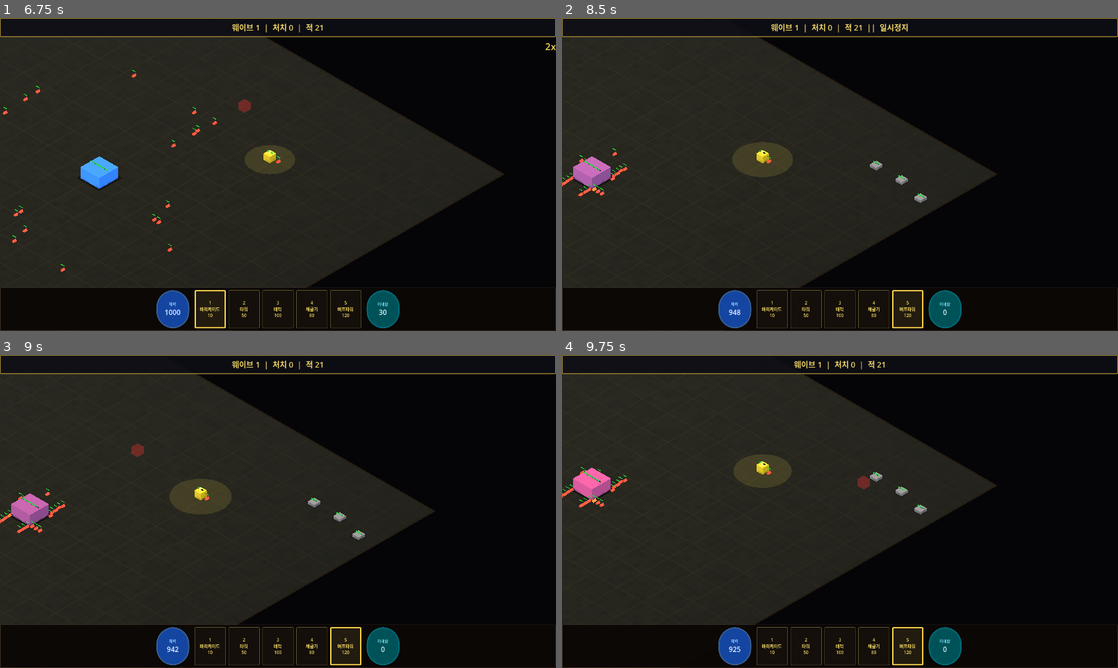
Above: before the commit, frames 1-4 (two rows, left to right).
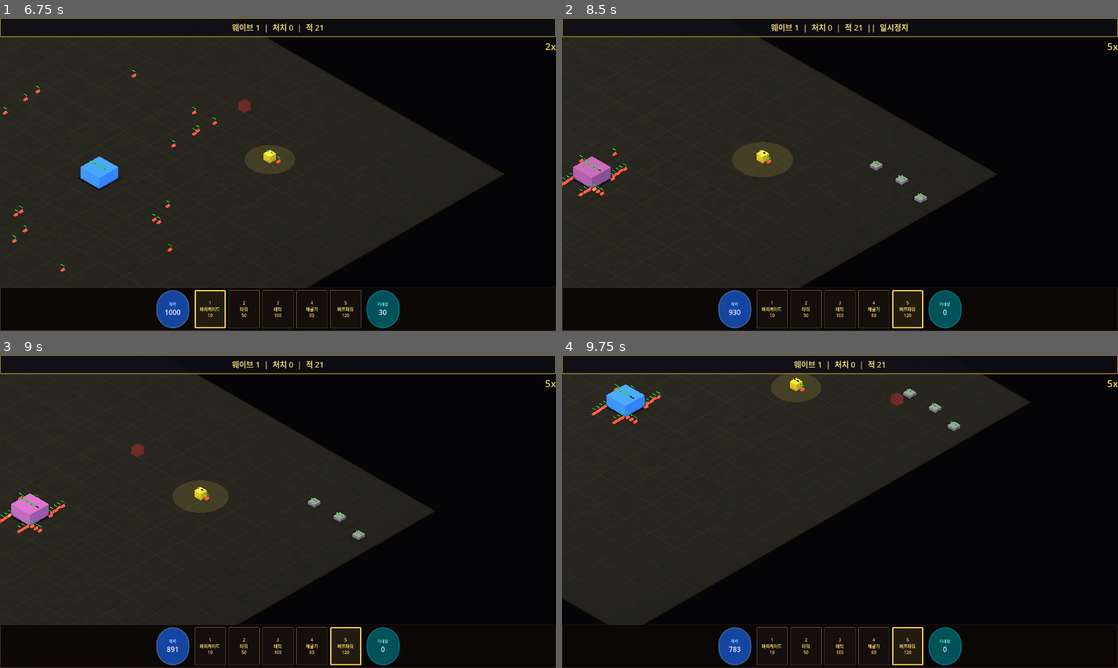
Above: after the commit, the same moments.

Repository: kingkingburger/sikmubynch
Game: Godot game, scene res://scenes/main/title.tscn
The game is run twice, just before and just after one commit, with the same random seed, the same clock (stepped at 60 frames per second) and the same inputs. Sound files missing from this copy of the repository are replaced by a short silence.
Inputs (mouse positions are in pixels of both pictures, inside the frame that each line leads up to):
- Up to frame 1 (6.75 s): click "게임 시작" at 0.5 s; click "1 바리케이드 10" at 1.25 s; click "2 타워 50" at 2 s; click "3 배럭 100" at 2.75 s; click "4 채굴기 80" at 3.5 s; click "5 버프타워 120" at 4.25 s; tap Enter at 5 s; move the mouse to (400, 158) at 5.02 s; hold D 5.03-5.75 s; tap F at 5.1 s; click (400, 158) at 5.17 s; tap Space at 5.27, 5.75 s; drag from (166, 190) to (250, 237) at 5.77 s; move the mouse to (333, 105) at 6.52 s; hold D from 6.53 s (still down); tap 1 at 6.6 s
- Up to frame 2 (8.5 s): tap F at 6.8, 8.3 s; release D at 7.25 s; drag from (812, 237) to (673, 127) at 7.27 s; tap Enter at 8 s; move the mouse to (1006, 221) at 8.02 s; hold A from 8.03 s (still down); tap 3 at 8.1 s; tap Space at 8.27 s
- Up to frame 3 (9 s): release A at 8.75 s; tap Space at 8.75 s; drag from (111, 464) to (194, 433) at 8.77 s
- Up to frame 4 (9.75 s): move the mouse to (867, 511) at 9.52 s; hold S from 9.53 s (still down); tap 5 at 9.6 s; click (867, 511) at 9.67 s

Frame 1 is identical in both runs. In frame 2, less than 0.1% of the frame differs, in the area x 6-100%, y 8-95%; in frame 3, 0.7%; in frame 4, 19%, in the area x 0-100%, y 6-100%.

Commit message:
성능 최적화 + 밸런스 조정: 트리 스캔 제거, 지수 HP 스케일링, 보상 너프
- 디버그 오버레이/웨이브 완료 시 get_nodes_in_group 제거 → 캐싱 카운터
- 타워 버프 계산 2초 캐싱, flash 업데이트 3프레임 간격
- 유닛 적 탐지 5프레임 스태거링, HP바 데미지 시에만 갱신
- 적 HP 지수 스케일링 (1.30^wave), DPS 스케일링 추가
- 보상 카드 수치 전반 너프, 게임 속도 5x 단계 추가

Co-Authored-By: Claude Opus 4.6 (1M context) <noreply@anthropic.com>

Diff:
--- a/project/autoloads/game_feel.gd
+++ b/project/autoloads/game_feel.gd
@@ -89,6 +89,8 @@
 		set_game_speed(2.0)
 	elif game_speed < 2.5:
 		set_game_speed(3.0)
+	elif game_speed < 4.0:
+		set_game_speed(5.0)
 	else:
 		set_game_speed(1.0)
 	return game_speed
--- a/project/scenes/buildings/barracks.gd
+++ b/project/scenes/buildings/barracks.gd
@@ -1,6 +1,6 @@
 extends BaseBuilding
 
-const SPAWN_INTERVAL := 8.0
+const SPAWN_INTERVAL := 12.0
 
 var _spawn_timer: float = SPAWN_INTERVAL
 var _unit_scene: PackedScene
@@ -50,8 +50,8 @@
 	var bomber := UnitData.new()
 	bomber.unit_name = "Bomber"
 	bomber.unit_type = UnitData.UnitType.BOMBER
-	bomber.max_hp = 30.0
-	bomber.dps = 25.0
+	bomber.max_hp = 50.0
+	bomber.dps = 12.0
 	bomber.speed = 5.0
 	bomber.attack_range = 1.5
 	bomber.color = Color(0.95, 0.5, 0.15)
@@ -116,4 +116,10 @@
 	spawn_pos.y = 0.0
 	unit.position = spawn_pos
 
-	get_parent().add_child(unit)
+	var game := get_parent()
+	game.add_child(unit)
+	# Track unit count in game.gd
+	if game.has_method("_on_unit_spawned"):
+		game._on_unit_spawned()
+	if unit.has_signal("died") and game.has_method("_on_unit_died"):
+		unit.connect("died", game._on_unit_died)
--- a/project/scenes/buildings/tower.gd
+++ b/project/scenes/buildings/tower.gd
@@ -5,6 +5,9 @@
 var _muzzle_flash: MeshInstance3D
 var _muzzle_timer: float = 0.0
 var projectile_scene: PackedScene
+var _cached_buff_mult: float = 1.0
+var _buff_cache_timer: float = 0.0
+const BUFF_CACHE_INTERVAL := 2.0  # Recalculate buffs every 2 seconds
 
 func _ready() -> void:
 	super._ready()
@@ -64,6 +67,12 @@
 			_muzzle_flash.visible = false
 			_muzzle_timer = 0.0
 
+	# Refresh buff cache periodically
+	_buff_cache_timer -= delta
+	if _buff_cache_timer <= 0.0:
+		_buff_cache_timer = BUFF_CACHE_INTERVAL
+		_cached_buff_mult = _calculate_buff_mult()
+
 	_attack_timer -= delta
 	if _attack_timer <= 0.0:
 		var target := _find_nearest_enemy()
@@ -96,12 +105,17 @@
 	# Synergy bonus
 	if data and data.trait_type >= 0:
 		base_dps *= SynergyManager.get_dps_multiplier(data.trait_type)
-	# Buff tower bonus — search nearby buildings only
+	# Buff tower bonus — use cached value
+	base_dps *= _cached_buff_mult
+	return base_dps
+
+func _calculate_buff_mult() -> float:
+	var mult := 1.0
 	var nearby_buildings := SpatialGrid.find_in_range(global_position, "buildings", 7.0)
 	for b in nearby_buildings:
 		if not b.has_method("get_buff_range"):
 			continue
 		var br: float = b.get_buff_range()
 		if global_position.distance_squared_to(b.global_position) <= br * br:
-			base_dps *= (1.0 + b.get_buff_multiplier())
-	return base_dps
+			mult *= (1.0 + b.get_buff_multiplier())
+	return mult
--- a/project/scenes/enemies/enemy.gd
+++ b/project/scenes/enemies/enemy.gd
@@ -2,6 +2,8 @@
 
 signal died()
 signal drop_mineral(pos: Vector3, amount: int)
+
+const _enemy_scene_preload: PackedScene = preload("res://scenes/enemies/enemy.tscn")
 
 var data: EnemyData
 var current_hp: float
@@ -170,9 +172,13 @@
 
 	if _attack_flash > 0.0:
 		_attack_flash -= delta * 5.0
-		if _attack_flash < 0.0:
+		if _attack_flash <= 0.0:
 			_attack_flash = 0.0
-		_update_flash()
+			# Reset color once when flash ends (no per-frame lerp)
+			if _body_mat and data:
+				_body_mat.albedo_color = data.color
+		elif Engine.get_physics_frames() % 3 == 0:
+			_update_flash()
 
 	# Status effect ticks
 	if _burn_timer > 0.0:
@@ -325,12 +331,12 @@
 	if data and data.enemy_type == EnemyData.EnemyType.SPLITTER:
 		_spawn_splits()
 
-	# Mineral orb handled by game.gd via drop_mineral signal
-	if drop_mineral.get_connections().size() > 0:
-		drop_mineral.emit(global_position, data.mineral_reward if data else 3)
+	# Mineral drop — emit signal if connected, else direct add
+	var reward := data.mineral_reward if data else 3
+	if drop_mineral.get_connections().is_empty():
+		GameManager.add_minerals(reward)
 	else:
-		# Fallback for split spawns not connected to game.gd
-		GameManager.add_minerals(data.mineral_reward if data else 3)
+		drop_mineral.emit(global_position, reward)
 	GameManager.add_kill()
 	died.emit()
 	queue_free()
@@ -346,10 +352,9 @@
 	split_data.color = data.color.lightened(0.3)
 	split_data.scale_factor = 0.6
 
-	var enemy_scene := load("res://scenes/enemies/enemy.tscn") as PackedScene
 	var parent := get_parent()
 	for i in data.split_count:
-		var mini: CharacterBody3D = enemy_scene.instantiate()
+		var mini: CharacterBody3D = _enemy_scene_preload.instantiate()
 		mini.set("data", split_data)
 		mini.set("target_position", target_position)
 		mini.set("flow_field", flow_field)
--- a/project/scenes/main/game.gd
+++ b/project/scenes/main/game.gd
@@ -22,6 +22,8 @@
 # State
 var building_grid: Dictionary = {}
 var enemies_alive: int = 0
+var _units_alive: int = 0
+var _buildings_count: int = 0
 var _wave_active: bool = false
 var _between_waves: bool = false
 var _wave_countdown: float = 0.0
@@ -104,6 +106,7 @@
 	_setup_hq()
 	_setup_ghost()
 	_setup_ui()
+	_buildings_count = 1  # HQ
 
 	GameManager.minerals_changed.connect(_on_minerals_changed)
 	GameManager.game_over_triggered.connect(_on_game_over)
@@ -133,9 +136,9 @@
 	twr.max_hp = 100.0
 	twr.size = Vector2i(1, 1)
 	twr.color = Color(0.35, 0.55, 0.75)
-	twr.dps = 18.0
+	twr.dps = 15.0
 	twr.attack_range = 7.0
-	twr.attack_speed = 1.2
+	twr.attack_speed = 1.0
 	_building_datas.append(twr)
 
 	var brk := BuildingData.new()
@@ -181,13 +184,10 @@
 		_cam_center.x = clampf(_cam_center.x, 0.0, float(MAP_SIZE))
 		_cam_center.y = clampf(_cam_center.y, 0.0, float(MAP_SIZE))
 		_update_camera_position()
-	# Debug overlay
+	# Debug overlay — uses cached counters, no tree scan
 	if _debug_visible and _debug_label:
-		var enemy_count := get_tree().get_nodes_in_group("enemies").size()
-		var unit_count := get_tree().get_nodes_in_group("units").size()
-		var building_count := get_tree().get_nodes_in_group("buildings").size()
 		_debug_label.text = "FPS: %d\nEnemies: %d\nUnits: %d\nBuildings: %d\nSpeed: %.1fx" % [
-			Engine.get_frames_per_second(), enemy_count, unit_count, building_count, GameFeel.game_speed
+			Engine.get_frames_per_second(), enemies_alive, _units_alive, _buildings_count, GameFeel.game_speed
 		]
 	# Fade event notification
 	if _event_timer > 0.0:
@@ -204,15 +204,11 @@
 			_between_waves = false
 			_spawn_wave()
 	elif _wave_active:
-		# Periodic check for split spawns (every 30 frames, not every frame)
-		if Engine.get_process_frames() % 30 == 0:
-			var actual := get_tree().get_nodes_in_group("enemies").size()
-			if actual == 0:
-				_wave_active = false
-				enemies_alive = 0
-				_on_wave_cleared()
-			elif actual != enemies_alive:
-				enemies_alive = actual
+		# Check wave completion using cached counter (no tree scan)
+		if enemies_alive <= 0 and _spawn_queue.is_empty():
+			_wave_active = false
+			enemies_alive = 0
+			_on_wave_cleared()
 		_update_hud()
 
 # ---------------------------------------------------------------------------
@@ -803,16 +799,18 @@
 # ---------------------------------------------------------------------------
 
 func _create_enemy_templates(wave_num: int) -> Array:
-	var hp_scale := 1.0 + (wave_num - 1) * 0.15
+	# Exponential HP scaling: 1.30^(wave-1) — wave 3=1.69x, wave 5=2.86x, wave 7=4.83x
+	var hp_scale := pow(1.30, wave_num - 1)
 	var speed_scale := 1.0 + (wave_num - 1) * 0.03
+	var dps_scale := 1.0 + (wave_num - 1) * 0.10
 	var templates: Array = []
 
 	# Rusher — always present
 	var rusher := EnemyData.new()
 	rusher.enemy_name = "Rusher"
 	rusher.enemy_type = EnemyData.EnemyType.RUSHER
-	rusher.max_hp = 18.0 * hp_scale
-	rusher.dps = 6.0
+	rusher.max_hp = 25.0 * hp_scale
+	rusher.dps = 8.0 * dps_scale
 	rusher.speed = 3.5 * speed_scale
 	rusher.mineral_reward = 3
 	rusher.color = Color(0.85, 0.2, 0.15)
@@ -823,8 +821,8 @@
 		var splitter := EnemyData.new()
 		splitter.enemy_name = "Splitter"
 		splitter.enemy_type = EnemyData.EnemyType.SPLITTER
-		splitter.max_hp = 30.0 * hp_scale
-		splitter.dps = 5.0
+		splitter.max_hp = 40.0 * hp_scale
+		splitter.dps = 6.0 * dps_scale
 		splitter.speed = 3.0 * speed_scale
 		splitter.mineral_reward = 5
 		splitter.color = Color(0.6, 0.85, 0.2)
@@ -836,8 +834,8 @@
 		var tank := EnemyData.new()
 		tank.enemy_name = "Tank"
 		tank.enemy_type = EnemyData.EnemyType.TANK
-		tank.max_hp = 80.0 * hp_scale
-		tank.dps = 12.0
+		tank.max_hp = 120.0 * hp_scale
+		tank.dps = 14.0 * dps_scale
 		tank.speed = 1.8 * speed_scale
 		tank.mineral_reward = 8
 		tank.color = Color(0.5, 0.35, 0.6)
@@ -849,13 +847,13 @@
 		var exploder := EnemyData.new()
 		exploder.enemy_name = "Exploder"
 		exploder.enemy_type = EnemyData.EnemyType.EXPLODER
-		exploder.max_hp = 15.0 * hp_scale
-		exploder.dps = 3.0
+		exploder.max_hp = 20.0 * hp_scale
+		exploder.dps = 4.0 * dps_scale
 		exploder.speed = 4.5 * speed_scale
 		exploder.mineral_reward = 4
 		exploder.color = Color(1.0, 0.6, 0.1)
 		exploder.explode_radius = 2.5
-		exploder.explode_damage = 30.0 + wave_num * 5.0
+		exploder.explode_damage = 35.0 + wave_num * 8.0
 		templates.append(exploder)
 
 	# Wave 5+: Elite Rusher
@@ -863,8 +861,8 @@
 		var elite := EnemyData.new()
 		elite.enemy_name = "Elite Rusher"
 		elite.enemy_type = EnemyData.EnemyType.ELITE_RUSHER
-		elite.max_hp = 45.0 * hp_scale
-		elite.dps = 15.0
+		elite.max_hp = 60.0 * hp_scale
+		elite.dps = 18.0 * dps_scale
 		elite.speed = 4.5 * speed_scale
 		elite.mineral_reward = 6
 		elite.color = Color(0.95, 0.15, 0.3)
@@ -876,8 +874,8 @@
 		var destroyer := EnemyData.new()
 		destroyer.enemy_name = "Destroyer"
 		destroyer.enemy_type = EnemyData.EnemyType.DESTROYER
-		destroyer.max_hp = 120.0 * hp_scale
-		destroyer.dps = 20.0
+		destroyer.max_hp = 180.0 * hp_scale
+		destroyer.dps = 25.0 * dps_scale
 		destroyer.speed = 1.5 * speed_scale
 		destroyer.mineral_reward = 12
 		destroyer.color = Color(0.3, 0.1, 0.4)
@@ -934,7 +932,7 @@
 
 func _on_wave_cleared() -> void:
 	AudioManager.play_sfx_by_name("wave_start")
-	var bonus := 35 + GameManager.wave_number * 12
+	var bonus := 25 + GameManager.wave_number * 10
 	var reward_mult := EventManager.get_challenge_reward_mult()
 	GameManager.add_minerals(int(bonus * reward_mult))
 	EventManager.clear_combat_effects()
@@ -1076,6 +1074,7 @@
 	building.add_to_group("buildings")
 	building.destroyed.connect(_on_building_destroyed.bind(grid_pos))
 	add_child(building)
+	_buildings_count += 1
 	building_grid[grid_pos] = building
 	FlowField.set_obstacle(grid_pos, true)
 	_recalculate_flow_field()
@@ -1179,11 +1178,19 @@
 	building.add_to_group("buildings")
 	building.destroyed.connect(_on_building_destroyed.bind(grid_pos))
 	add_child(building)
+	_buildings_count += 1
 	building_grid[grid_pos] = building
 	FlowField.set_obstacle(grid_pos, true)
 	_recalculate_flow_field()
 
+func _on_unit_spawned() -> void:
+	_units_alive += 1
+
+func _on_unit_died() -> void:
+	_units_alive -= 1
+
 func _on_building_destroyed(grid_pos: Vector2i) -> void:
+	_buildings_count -= 1
 	if building_grid.has(grid_pos):
 		var b = building_grid[grid_pos]
 		if is_instance_valid(b) and b.data and b.data.trait_type >= 0:
@@ -1203,8 +1210,7 @@
 func _check_wave_completion() -> void:
 	if not _wave_active:
 		return
-	var enemy_count := get_tree().get_nodes_in_group("enemies").size()
-	if enemy_count <= 0:
+	if enemies_alive <= 0 and _spawn_queue.is_empty():
 		_wave_active = false
 		enemies_alive = 0
 		_on_wave_cleared()
--- a/project/scenes/units/unit.gd
+++ b/project/scenes/units/unit.gd
@@ -154,9 +154,12 @@
 
 	if _flash > 0.0:
 		_flash -= delta * 5.0
-		if _flash < 0.0:
+		if _flash <= 0.0:
 			_flash = 0.0
-		_update_flash()
+			if _body_mat and data:
+				_body_mat.albedo_color = data.color
+		elif Engine.get_physics_frames() % 3 == 0:
+			_update_flash()
 
 	match _state:
 		State.PATROL:
@@ -166,16 +169,15 @@
 		State.ATTACK:
 			_process_attack(delta)
 
-	_update_hp_bar()
-
 # -- State: PATROL --
 func _process_patrol(delta: float) -> void:
-	# Check for enemies
-	var enemy := _find_nearest_enemy()
-	if enemy:
-		_chase_target = enemy
-		_state = State.CHASE
-		return
+	# Stagger enemy detection — check every 5 physics frames per unit
+	if Engine.get_physics_frames() % 5 == hash(get_instance_id()) % 5:
+		var enemy := _find_nearest_enemy()
+		if enemy:
+			_chase_target = enemy
+			_state = State.CHASE
+			return
 
 	# Move to patrol point
 	var to_target := _patrol_target - global_position
@@ -305,6 +307,7 @@
 	current_hp -= amount
 	_flash = 1.0
 	_update_flash()
+	_update_hp_bar()
 	if current_hp <= 0.0:
 		_die()
 
--- a/project/scripts/data/reward_card.gd
+++ b/project/scripts/data/reward_card.gd
@@ -31,10 +31,10 @@
 	var pool: Array = []
 
 	# Common cards
-	pool.append(_make_mineral("card_mineral_cache", 50, Rarity.COMMON))
-	pool.append(_make_mineral("card_mineral_vein", 80, Rarity.COMMON))
-	pool.append(_make_stat("card_fortified_walls", "card_building_hp", EffectType.BUILDING_HEAL, 0.15, Rarity.COMMON, 15))
-	pool.append(_make_stat("card_sharp_blades", "card_unit_dps", EffectType.UNIT_BUFF, 0.1, Rarity.COMMON, 10))
+	pool.append(_make_mineral("card_mineral_cache", 35, Rarity.COMMON))
+	pool.append(_make_mineral("card_mineral_vein", 55, Rarity.COMMON))
+	pool.append(_make_stat("card_fortified_walls", "card_building_hp", EffectType.BUILDING_HEAL, 0.10, Rarity.COMMON, 10))
+	pool.append(_make_stat("card_sharp_blades", "card_unit_dps", EffectType.UNIT_BUFF, 0.08, Rarity.COMMON, 8))
 
 	# Trait cards (common)
 	var _trait_keys := {
@@ -58,15 +58,15 @@
 
 	# Rare cards (wave 3+)
 	if wave >= 3:
-		pool.append(_make_mineral("card_mineral_surge", 150, Rarity.RARE))
-		pool.append(_make_stat("card_iron_fortress", "card_building_hp", EffectType.BUILDING_HEAL, 0.3, Rarity.RARE, 30))
-		pool.append(_make_stat("card_war_drums", "card_unit_dps", EffectType.UNIT_BUFF, 0.25, Rarity.RARE, 25))
+		pool.append(_make_mineral("card_mineral_surge", 90, Rarity.RARE))
+		pool.append(_make_stat("card_iron_fortress", "card_building_hp", EffectType.BUILDING_HEAL, 0.20, Rarity.RARE, 20))
+		pool.append(_make_stat("card_war_drums", "card_unit_dps", EffectType.UNIT_BUFF, 0.15, Rarity.RARE, 15))
 
 	# Legendary cards (wave 5+)
 	if wave >= 5:
-		pool.append(_make_mineral("card_motherlode", 300, Rarity.LEGENDARY))
-		pool.append(_make_stat("card_titans_blessing", "card_building_hp_heal", EffectType.BUILDING_HEAL, 0.5, Rarity.LEGENDARY, 50))
-		pool.append(_make_stat("card_berserker_rage", "card_unit_dps", EffectType.UNIT_BUFF, 0.5, Rarity.LEGENDARY, 50))
+		pool.append(_make_mineral("card_motherlode", 180, Rarity.LEGENDARY))
+		pool.append(_make_stat("card_titans_blessing", "card_building_hp_heal", EffectType.BUILDING_HEAL, 0.35, Rarity.LEGENDARY, 35))
+		pool.append(_make_stat("card_berserker_rage", "card_unit_dps", EffectType.UNIT_BUFF, 0.30, Rarity.LEGENDARY, 30))
 
 	return pool
 
